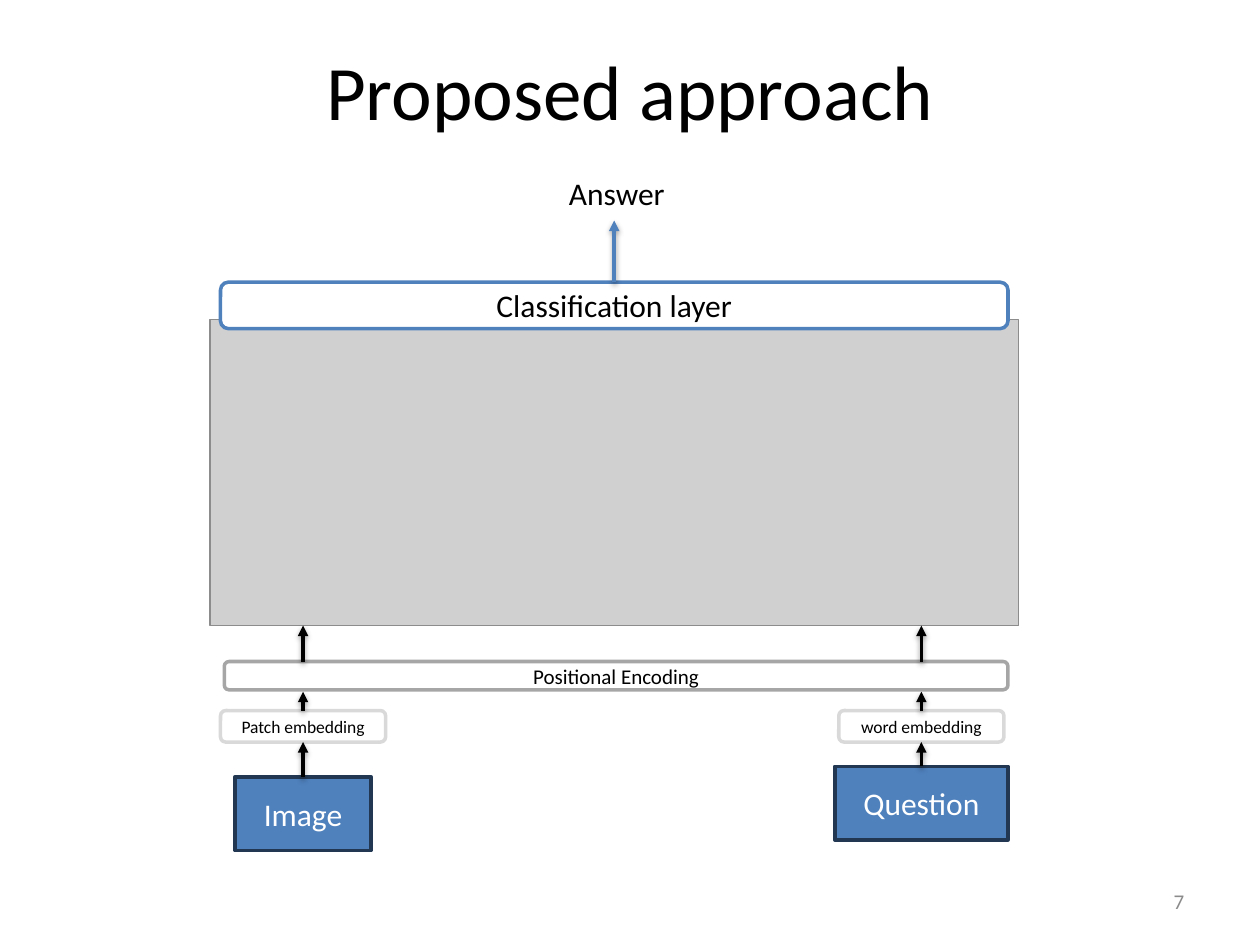
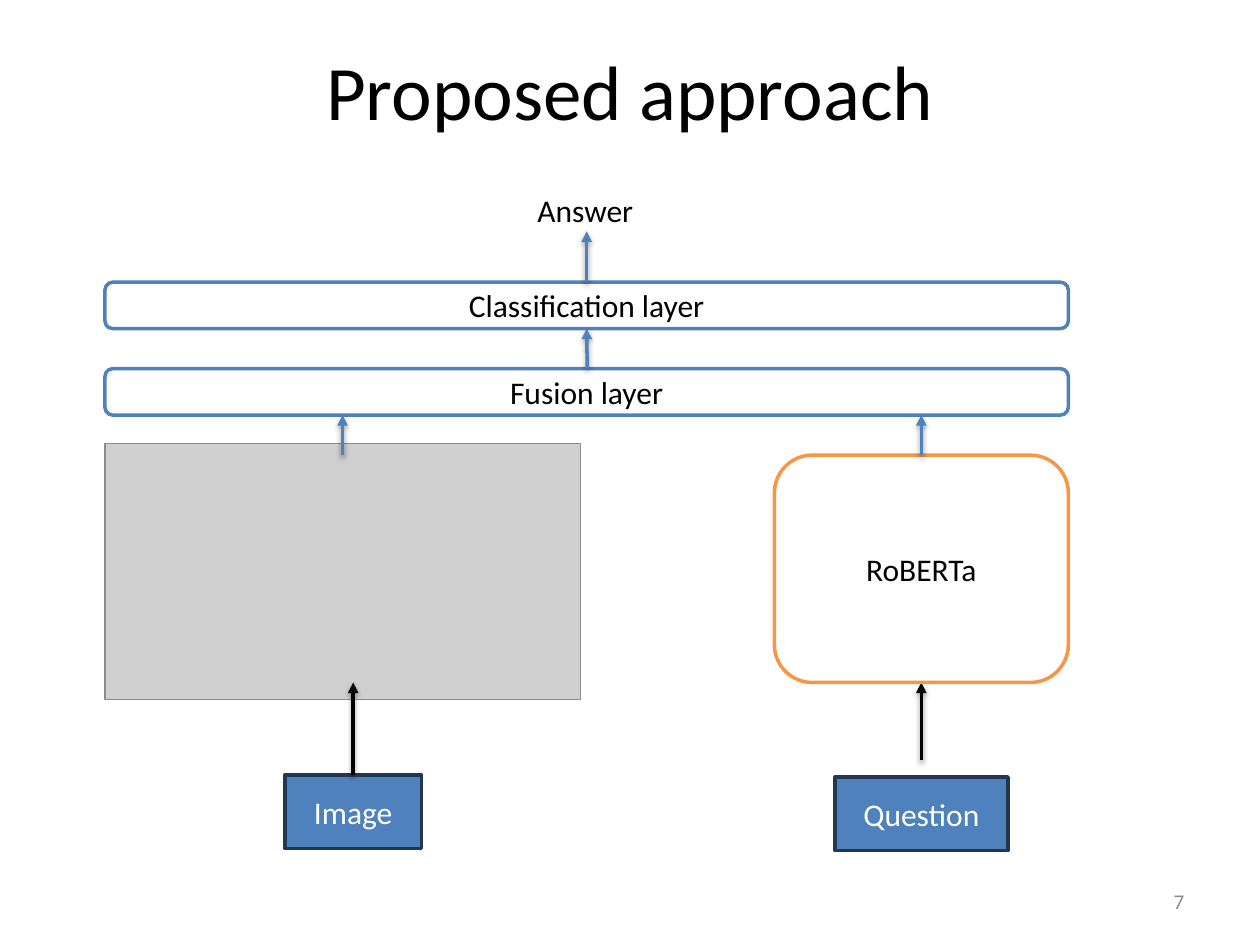
Before and after one commit to RajibDas-123/VQA-BEiT, a slide deck: slide 7 of FinalPresentation4555.pptx. Drawn at 1260x945 pixels with LibreOffice and Linux fonts; fonts in the diff are those of the drawing; grey boxes stand for pictures; background and template pictures are left out. Boxes give left, top, right and bottom in pixels: in the first picture for what was removed or moved away, otherwise in the second. Text is boxed around its words. In the diff, an @@ line names an element or a change of style, - is before the commit and + after.

```diff
--- a/FinalPresentation4555.pptx
+++ b/FinalPresentation4555.pptx
@@ text "Answer": place and size @@
-text "Answer" at [569,184,665,206]
+text "Answer" at [537,201,633,223]
@@ arrow moved from (615, 282) - (615, 220) to (587, 282) - (587, 232) @@
@@ rounded rectangle "Classification layer": place and size @@
-rounded rectangle "Classification layer" at [220,282,1008,329]
+rounded rectangle "Classification layer" at [105,282,1068,329]
@@ arrow added from (587, 369) to (587, 329), #4F81BD 2 pt @@
@@ rounded rectangle added at [105,369,1068,416], fill #FFFFFF, outline #4F81BD 2 pt, 18 pt, text #000000 @@
+Fusion layer
@@ arrow added from (343, 455) to (343, 415), #4F81BD 2 pt @@
@@ arrow added from (921, 455) to (921, 415), #4F81BD 2 pt @@
@@ picture: place and size @@
-picture at [210,319,1019,625]
+picture at [105,444,580,699]
@@ rounded rectangle added at [775,455,1068,682], fill #FFFFFF, outline #F79646 2 pt, 18 pt, text #000000 @@
+RoBERTa
@@ arrow removed from (304, 662) to (304, 626) @@
@@ rounded rectangle removed at [224,662,1008,689] @@
-Positional Encoding
@@ arrow moved from (304, 777) - (304, 742) to (353, 775) - (353, 683) @@
@@ arrow moved from (921, 766) - (921, 742) to (921, 760) - (921, 683) @@
@@ rounded rectangle removed at [220,711,386,742] @@
-Patch embedding
@@ arrow removed from (304, 711) to (304, 692) @@
@@ rounded rectangle removed at [839,711,1004,742] @@
-word embedding
@@ arrow removed from (921, 711) to (921, 692) @@
@@ rectangle "Image": place and size @@
-rectangle "Image" at [234,777,370,850]
+rectangle "Image" at [285,775,421,848]
@@ rectangle "Question": place and size @@
-rectangle "Question" at [834,766,1008,839]
+rectangle "Question" at [834,777,1008,850]
```
Also in this commit, not shown: 4 other files.
